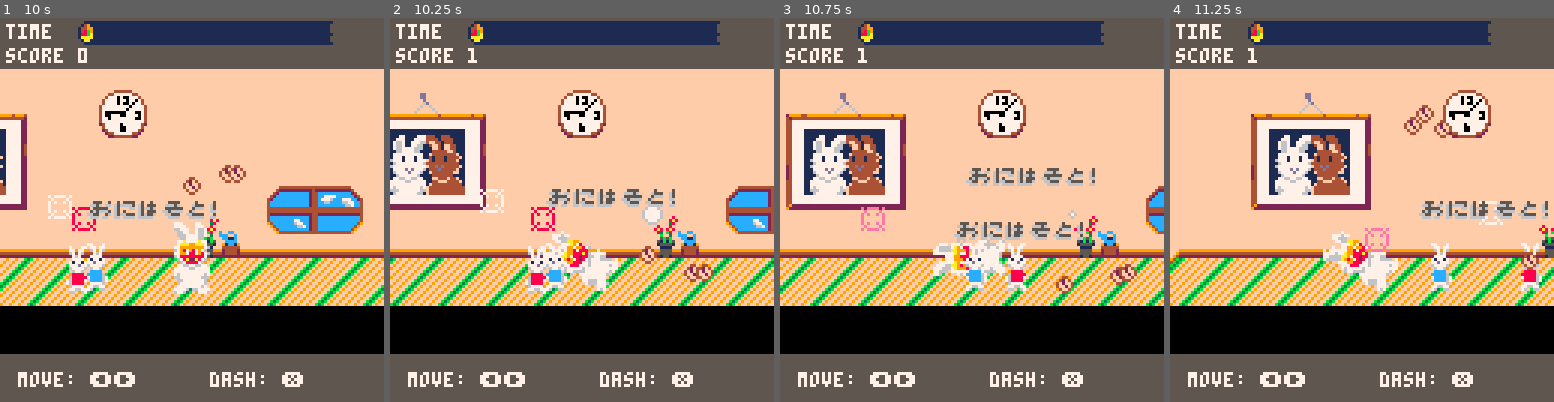
Above: before the commit, frames 1-4 (left to right).
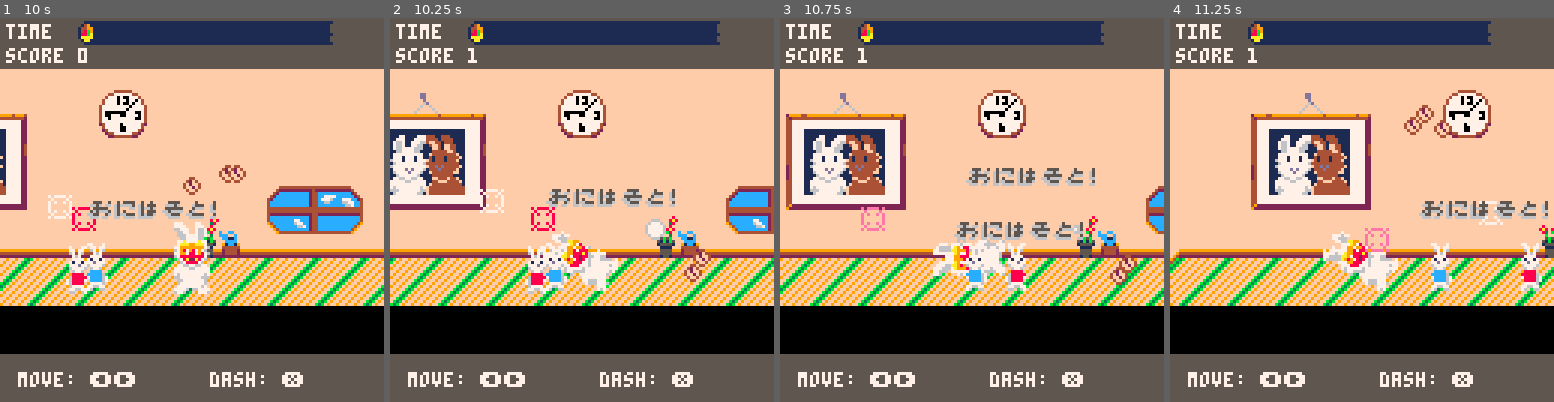
Above: after the commit, the same moments.

Repository: josiahp/setsubun
Game: PICO-8 cartridge setsubun.p8
Two runs of this game, one before a commit and one after it. Both use one fixed random seed, a clock stepped at 60 frames per second and the inputs below.
Inputs:
- Up to frame 1 (10 s): tap O (Z key) at 0.33, 0.7, 1.43, 2.22, 3.1, 3.98, 4.87, 5.75, 6.63, 7.52, 8.4, 9.28 s; tap X (X key) at 1.07, 2.07, 2.4, 2.73, 3.07, 3.4, 3.73, 4.07, 4.4, 4.73, 5.07, 5.4, 5.73, 6.07, 6.4, 6.73, 7.07, 7.4, 7.73, 8.07, 8.4, 8.73, 9.07, 9.4, 9.73 s; hold Left 1.97-2.37 s; hold Right 2.87-3.53 s; hold Right 4.13-4.53 s; hold Left 5.13-5.8 s; hold Left 6.23-6.63 s; hold Right 7.13-7.8 s; hold Right 8.4-8.8 s; hold Left from 9.4 s (still down)
- Up to frame 2 (10.25 s): release Left at 10.07 s; tap X (X key) at 10.07 s; tap O (Z key) at 10.17 s
- Up to frame 3 (10.75 s): tap X (X key) at 10.4, 10.73 s; hold Left from 10.5 s (still down)
- Up to frame 4 (11.25 s): release Left at 10.9 s; tap O (Z key) at 11.05 s; tap X (X key) at 11.07 s

Frame 1 is identical in both runs. In frame 2, 0.7% of the frame differs, in the area x 64-85%, y 49-69%; in frame 3, 0.4%; in frame 4, 0.1%.

Commit message:
refactor: move collision with dad into scene

Diff:
--- a/setsubun.p8
+++ b/setsubun.p8
@@ -300,6 +300,15 @@
 		end
 		for k,v in pairs(s.beans) do
 			v:update(dt,scn)
+			--collide with dad
+			if not v.collided
+				and v.x>=dad.x-8
+				and v.x<=dad.x+8
+				and v.y>=dad.y-12
+				and v.y<=dad.y+12
+			then
+				s:bean_hit(v)
+			end
 			-- cleanup beans past their lifetime
 			if v.age>v.ttl then
 				del(s.beans,v)
@@ -359,6 +368,7 @@
 
 	function scn.bean_hit(s,b)
 		s.score+=1
+		del(s.beans,b)
 		local p=particle_new(b.x,b.y)
 		add(s.particles, p)
 	end
@@ -672,18 +682,6 @@
 		if x1<=minx or x1>=maxx then
 			v.collided=true
 			v.vx*=-1
-		end
-
-		--collide with dad
-		if not v.collided
-			and x1>=dad.x-8
-			and x1<=dad.x+8
-			and y1>=dad.y-12
-			and y1<=dad.y+12
-		then
-			v.vx*=-1
-			v.collided=true
-			scn:bean_hit(v)
 		end
 
 		--add drag to reduce
